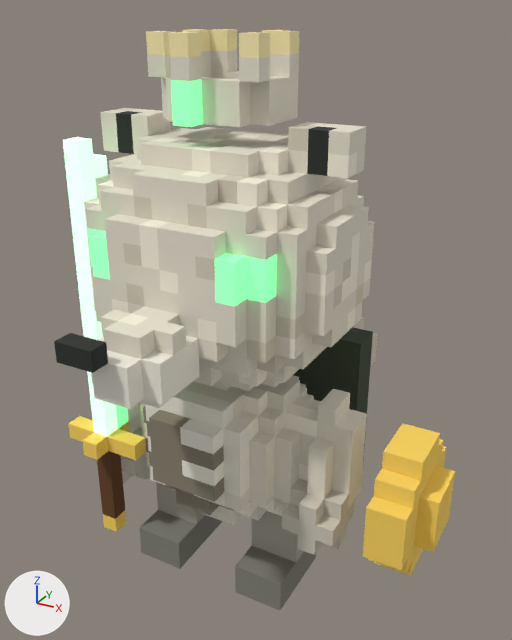
Renders of the glTF model models/units/skeleton_rat_3star.glb from each side of a commit.
Both versions are drawn from a camera (50 mm lens) standing at (0.935, -1.541, 1.599) and looking at (0.072, 0.029, 0.814). Arrows for +X, +Y and +Z are at lower left; the lights stay in place. The picture after the commit comes second. Vertices at exactly the same position are counted once.

Objects in the first picture: 'skeleton_rat'.
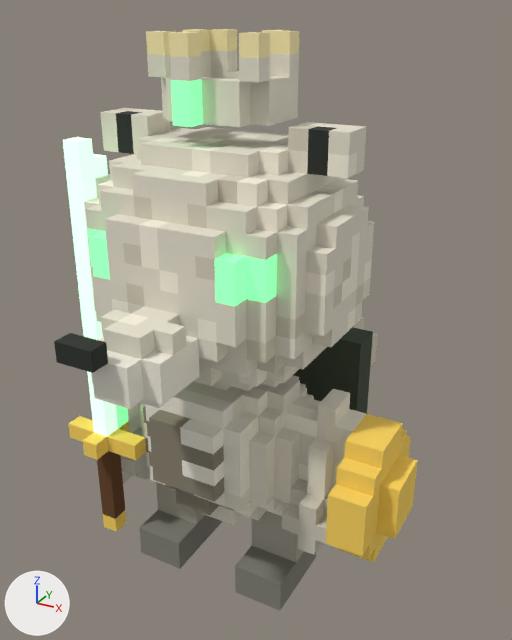
Boxes (x1, y1, x2, y2) around the edits, measured in the pictures (512 x 640 px; the box of a moved part takes in the faces that stretch with it):
```json
{"object": "skeleton_rat", "change": "reshaped", "before": [54, 29, 455, 611], "after": [54, 29, 418, 611], "on screen": "9% narrower"}
{"part": 1, "of": "me_skeleton_rat", "change": "moved or reshaped", "before": [363, 423, 455, 576], "after": [326, 414, 418, 562]}
```

The change, as JSON lines over the scene's bpy script:
```json
{"block": "me_skeleton_rat", "where": "# used by ob_skeleton_rat; location = (0.0, 0.0, 0.0)"}
{"op": "remove", "block": "me_skeleton_rat", "code": "me_skeleton_rat.from_pydata(...)  # 1500 vertices, 2484 faces; spans x -0.45..0.65, y -0.55..0.6, z 0.0..1.55"}
{"op": "add", "block": "me_skeleton_rat", "code": "me_skeleton_rat.from_pydata(...)  # 1495 vertices, 2484 faces; spans x -0.45..0.55, y -0.55..0.6, z 0.0..1.55"}
{"block": "me_skeleton_rat", "change": "me_skeleton_rat part 1"}
{"block": "me_skeleton_rat", "change": "21 vertices are removed from x 0.6..0.65, y -0.2..0.1, z 0.25..0.6"}
{"block": "me_skeleton_rat", "change": "72 faces are deleted"}
{"block": "me_skeleton_rat", "change": "3 vertices in x 0.6, y -0.15..0.15, z 0.5..0.55 move by (-0.2, -0.05, 0.0)"}
{"block": "me_skeleton_rat", "change": "4 vertices move from x 0.6, y -0.15..0.15, z 0.35..0.55 to x 0.4, y -0.15..0.15, z 0.35..0.55"}
{"block": "me_skeleton_rat", "change": "8 vertices are added at x 0.5..0.55, y -0.1..0.05, z 0.35..0.5"}
{"block": "me_skeleton_rat", "change": "8 new vertices lie (-0.1, 0.0, 0.0) away from vertices in x 0.5, y -0.2..0.1, z 0.25..0.6"}
{"block": "me_skeleton_rat", "change": "72 new faces join them, mat_voxel"}
```
